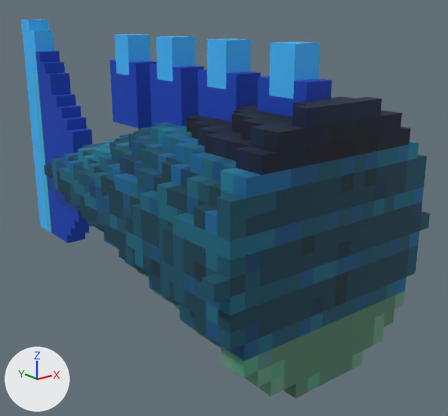
An edit to the glTF model assets/models3d/Serp_Tail.glb, drawn before and after from the same camera.
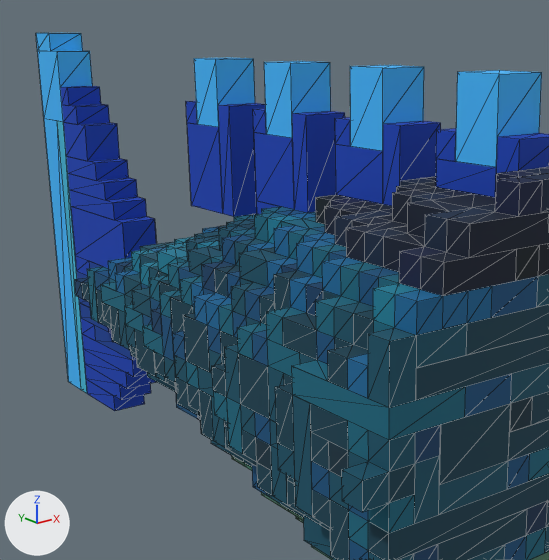
There are two pictures of each version: one whole from a 50 mm lens placed at (-13.0, -22.0, 11.3), pointed at (2.2, -3.0, 3.7), one close up on the part from 0% to 72% of the width and 0% to 80% of the height. The lights are fixed; the arrows at lower left show +X, +Y and +Z. The last two pictures show the newer version. The close-ups show mesh edges as thin lines. Vertices at exactly the same position are counted once.

Objects in the first close-up: 'Serp_Tail.001'.
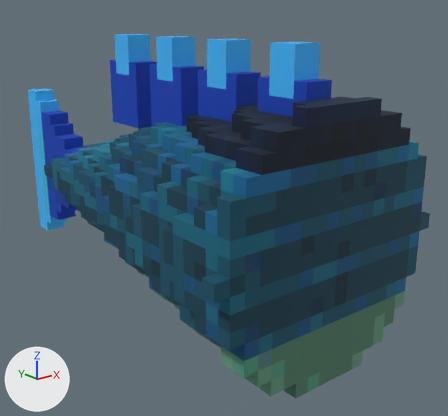
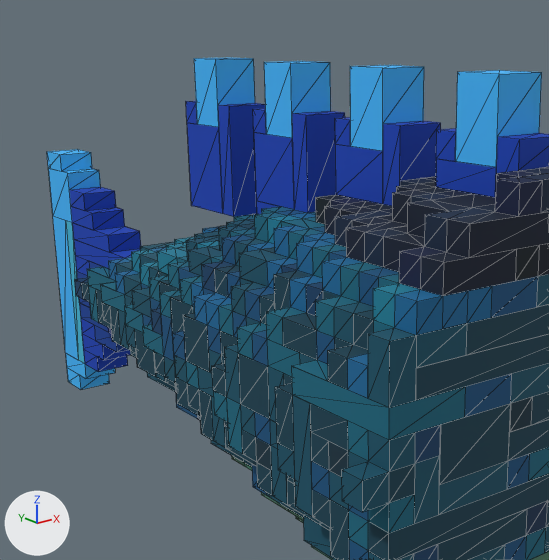
Location of each change, [x1, y1, x2, y2] in pixels of the close-ups (549 x 560 px; the box of a moved part takes in the faces that stretch with it):
'Serp_Tail.001', reshaped: before [36, 33, 549, 560]; after [47, 58, 549, 560]
part 1 of me_serp_tail_001, moved or reshaped: before [36, 33, 156, 411]; after [47, 149, 141, 390]

The change in detail:
me_serp_tail_001 is used by ob_serp_tail_001; location (0.0, 0.0, 0.0).
me_serp_tail_001 had 1846 vertices, 3030 faces and spanned x -4.5..4.5, y -11.0..10.0, z 0.0..11.0.
me_serp_tail_001 now has 1827 vertices, 3004 faces and spans x -4.5..4.5, y -11.0..10.0, z 0.0..10.5.
Part 1, on me_serp_tail_001:
59 vertices are removed from x -1.0..0.5, y 4.0..10.0, z 0.0..10.5.
137 faces are deleted.
6 vertices in x -0.5..0.5, y 5.0..5.5, z 1.5..6.0 move by (0.0, 2.0, 0.0).
4 vertices in x -0.5..0.5, y 9.0..10.0, z 11.0 move by (0.0, 0.0, -3.5).
1 vertex moves from x -0.5, y 5.5, z 1.0 to x -0.5, y 10.0, z 1.0.
8 vertices are added at x -0.5..0.5, y 4.5..7.0, z 5.0..6.0.
11 new vertices lie (0.0, 0.0, -0.5) away from vertices in x -0.5..0.5, y 5.5..10.0, z 1.0..11.0.
9 new vertices lie (0.0, 0.0, 0.5) away from vertices in x -0.5..0.5, y 5.0..10.0, z 0.0..6.0.
6 new vertices lie (0.0, 0.5, 0.0) away from vertices in x -0.5..1.0, y 5.0..8.5, z 1.0..5.5.
6 new vertices lie (0.0, 1.0, 0.0) away from vertices in x -0.5..1.0, y 4.5..9.0, z 1.0..5.5.
111 new faces join them.
